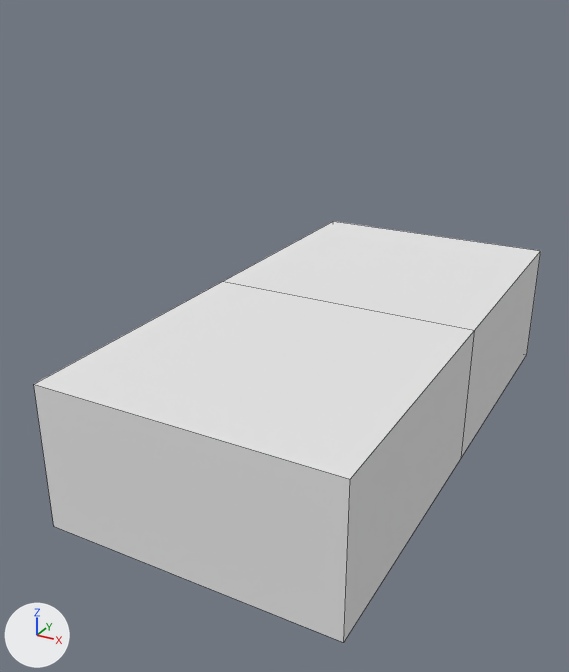
Before and after pictures for a commit that changed the Blender file media/tetrahedron.blend.
Camera for both pictures: a camera (50 mm lens) standing at (2.23, -3.86, 2.08) and looking at (-0.22, 0.59, -0.14). The lights are fixed; the arrows at lower left show +X, +Y and +Z. Mesh edges are drawn as thin lines.

The first picture shows 'Floor', 'Floor.001'.
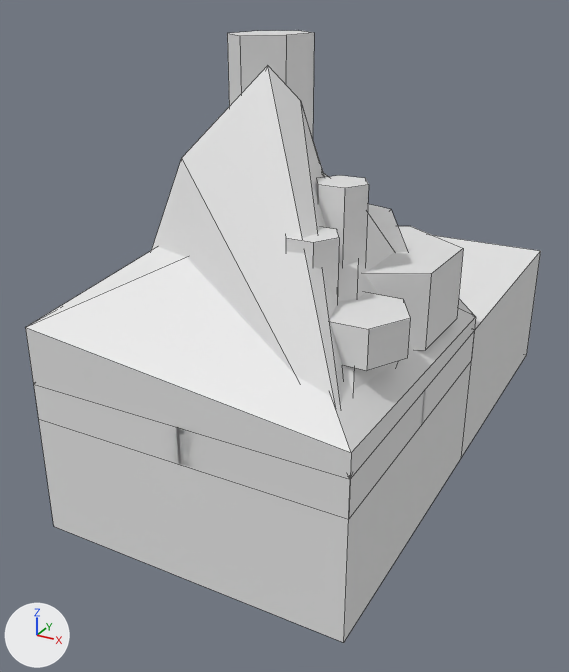
Changed parts and their boxes [x1, y1, x2, y2] in the pictures (569 x 672 px):
'Rock Formation', shown
    after: [25, 31, 476, 519]
'Mountain', shown
    after: [152, 66, 413, 478]
part 2 of me_plane_008, cut back
    after: [227, 31, 463, 371]
'Floor.001', unchanged, covered by the edit
    before: [223, 221, 541, 457]
    after: [433, 235, 541, 457]

Edits to the bpy script that builds the scene:
```text
Change me_plane_004:
    where me_plane_004.from_pydata(...)  # 27 vertices, 48 faces; spans x -1.0..1.0, y -1.0..1.0, z 0.0..2.03
    used by ob_mountain; location = (0.0, 0.0, 0.0)
    me_plane_004 part 1: the whole mesh is scaled about the mesh origin by (1, 1, 0.843)
Change me_plane_008:
    used by ob_rock_formation; location = (0.0, 0.0, -0.074)
    remove me_plane_008.from_pydata(...)  # 120 vertices, 98 faces; spans x -1.0..1.0, y -1.0..1.01, z -0.15..2.29
    add me_plane_008.from_pydata(...)  # 84 vertices, 62 faces; spans x -1.0..1.0, y -1.0..1.01, z -0.15..1.93
    me_plane_008 part 2
    42 vertices are removed from x -0.97..0.59, y -0.43..1.01, z 0.65..2.29
    78 faces are deleted
    6 new vertices lie (0.0, 0.0, 1.47) away from vertices in x -0.76..-0.09, y -0.43..-0.01, z 0.46
    42 new faces join them
Change ob_mountain:
    remove ob_mountain.hide_render = True
Change ob_rock_formation:
    remove ob_rock_formation.hide_render = True
    ob_rock_formation.rotation_euler: (0.0, 0.0, 0.0) -> (0.0, 0.0, -1.571)  # degrees (0, 0, 0) -> degrees (0, 0, -90)
```
